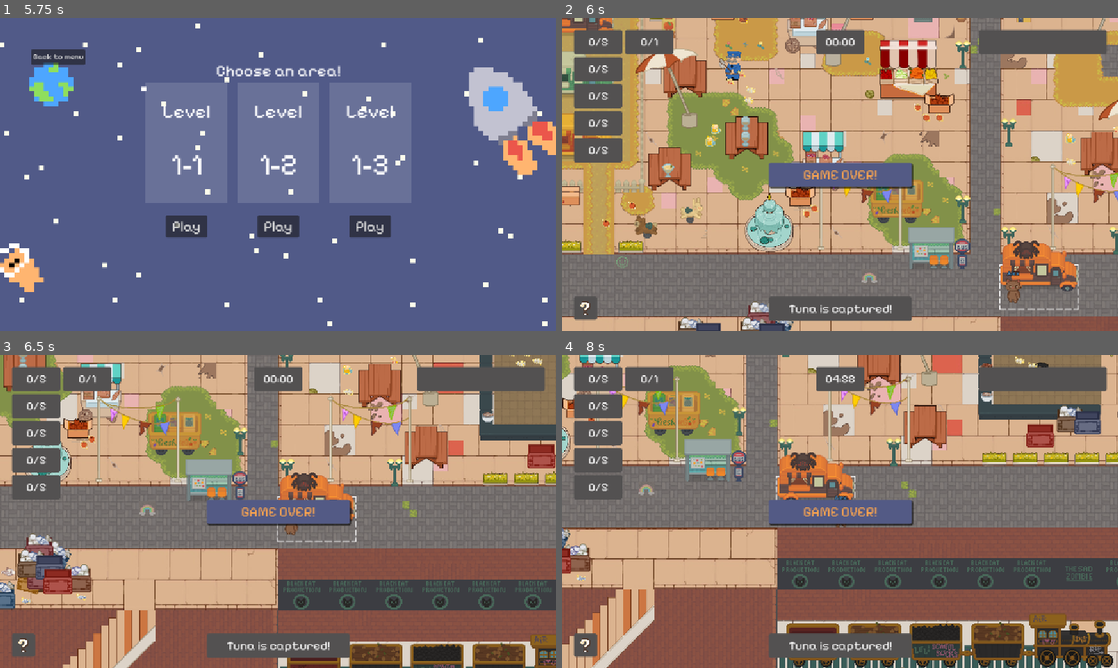
Above: before the commit, frames 1-4 (two rows, left to right).
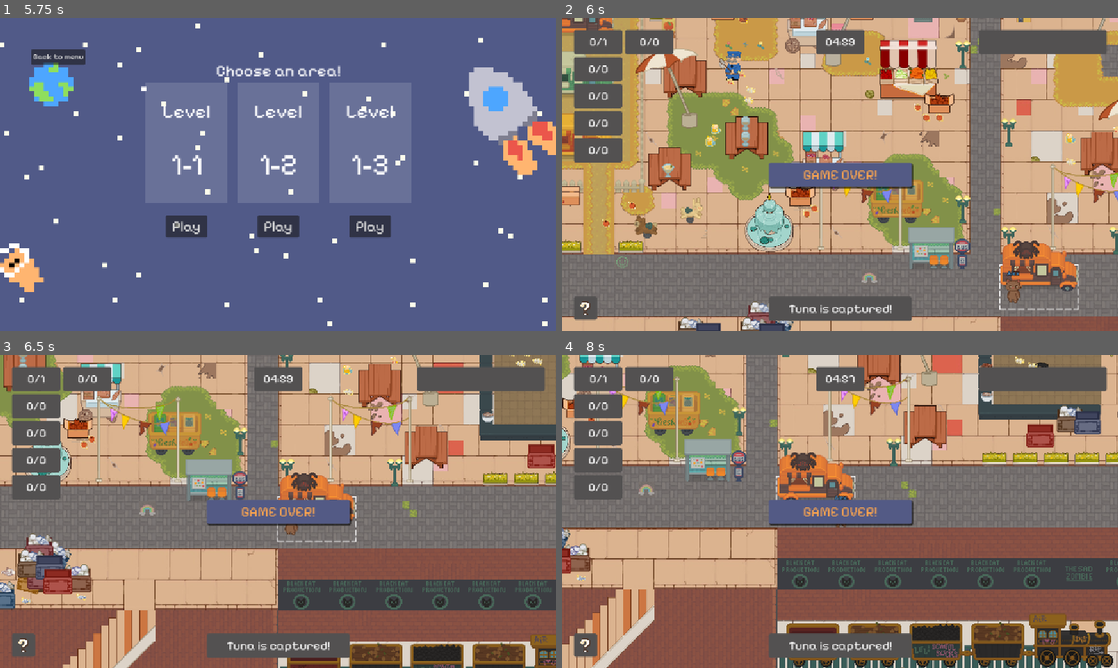
Above: after the commit, the same moments.

Repository: Lambozhuang/project-cats
Game: Godot game, scene res://ui/lobby.tscn
Same seed, same stepped clock (60 frames per second), same inputs: the game is played once before the commit and once after it.
Inputs (mouse positions are in pixels of both pictures, inside the frame that each line leads up to):
- Up to frame 1 (5.75 s): click "Start" at 0.5 s; click (266, 155) at 1.27 s; type "Alex" at 1.35 s; click "Host" at 2 s; click "START!" at 2.75 s; click "Select" at 3.5 s; click "Ready!" at 4.25 s; click "Map 1" at 5 s
- Up to frame 2 (6 s): click "Play" at 5.75 s
- Up to frame 3 (6.5 s): no input
- Up to frame 4 (8 s): hold Right (move_right) 6.53-7.28 s; tap J (carry) at 6.6, 7.35 s; hold Down (move_down) from 7.28 s (still down)

Frame 1 is identical in both runs. In frame 2, 0.2% of the frame differs, in the area x 4-53%, y 6-44%; in frame 3, 0.2%; in frame 4, 0.2%.

Commit message:
add game over logic except for all captured

Diff:
--- a/level/demo_1.gd
+++ b/level/demo_1.gd
@@ -1,13 +1,11 @@
 extends Node
 
-const TOTAL_TIME := 300.0
-
-const APPLE_REQUIRED := 5
-const BEER_REQUIRED := 5
-const FISH_REQUIRED := 5
-const FISH_BONE_REQUIRED := 5
-const POP_CORN_REQUIRED := 5
-const ET_REQUIRED := 1
+const APPLE_REQUIRED := 1
+const BEER_REQUIRED := 0
+const FISH_REQUIRED := 0
+const FISH_BONE_REQUIRED := 0
+const POP_CORN_REQUIRED := 0
+const ET_REQUIRED := 0
 
 var item_required_counts := {
 	"apple": APPLE_REQUIRED,
@@ -51,7 +49,6 @@
 	else:
 		print("Multiplayer peer already set.")
 
-	timer.wait_time = TOTAL_TIME
 	timer.timeout.connect(_on_timer_timeout)
 
 	update_item_ui()
@@ -62,6 +59,14 @@
 
 func _process(delta):
 	update_timer_ui()
+
+
+
+
+@rpc("authority", "call_local")
+func game_over():
+	print("Game Over!")
+	get_tree().paused = true
 
 func spawn_players() -> void:
 	var player_scene: PackedScene = load("res://player/player.tscn")
@@ -103,6 +108,21 @@
 func update_item_count(item_type: String) -> void:
 	item_counts[item_type] += 1
 	update_item_ui()
+	if multiplayer.is_server():
+		for item in items.values():
+			if item_counts[item] >= item_required_counts[item]:
+				print("All required items collected for: ", item)
+				# check if all items in all categories are collected
+				if all_items_collected():
+					print("All items collected! Game Over!")
+					game_over.rpc()
+					return
+
+func all_items_collected() -> bool:
+	for item in items.values():
+		if item_counts[item] < item_required_counts[item]:
+			return false
+	return true
 
 func update_item_ui() -> void:
 	# Update the UI with the current item counts
@@ -112,8 +132,9 @@
 			count_label.text = str(item_counts[items[item_id]]) + "/" + str(item_required_counts[items[item_id]])
 
 func _on_timer_timeout():
-	print("Time's up!")
-	# TODO: add times up logic
+	print("Time's up! Game Over!")
+	if multiplayer.is_server():
+		game_over.rpc()
 
 func update_timer_ui():
 	var time_left = timer.time_left
--- a/level/demo_1.tscn
+++ b/level/demo_1.tscn
@@ -372,4 +372,5 @@
 [node name="HUD" parent="." instance=ExtResource("21_n16k1")]
 
 [node name="Timer" type="Timer" parent="."]
+wait_time = 300.0
 autostart = true
